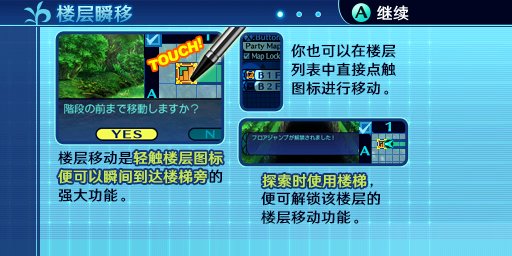
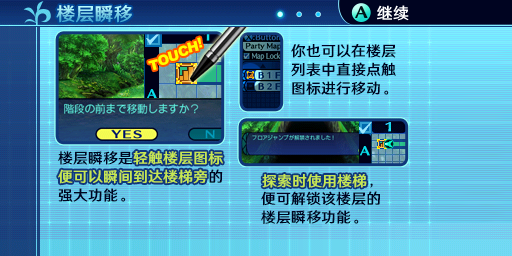
Layer changes from the first 512 x 256 image to the second:
added layer "瞬移" (1st of 2) above "瞬移" over bbox(291, 210, 321, 224)
added layer "瞬移" (2nd of 2) above "图层 2" over bbox(88, 151, 118, 165)
added layer "图层 4" above "背景" over bbox(291, 209, 322, 228)
painted on "背景" over bbox(87, 149, 118, 167)
